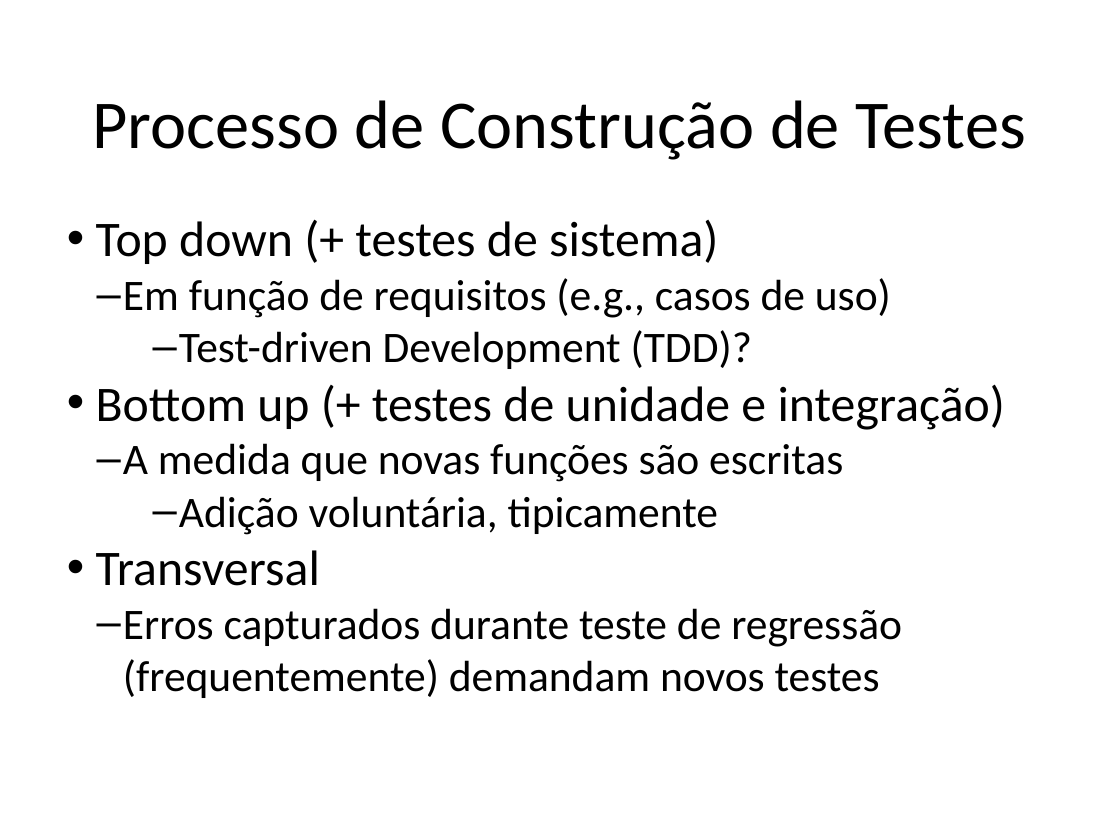
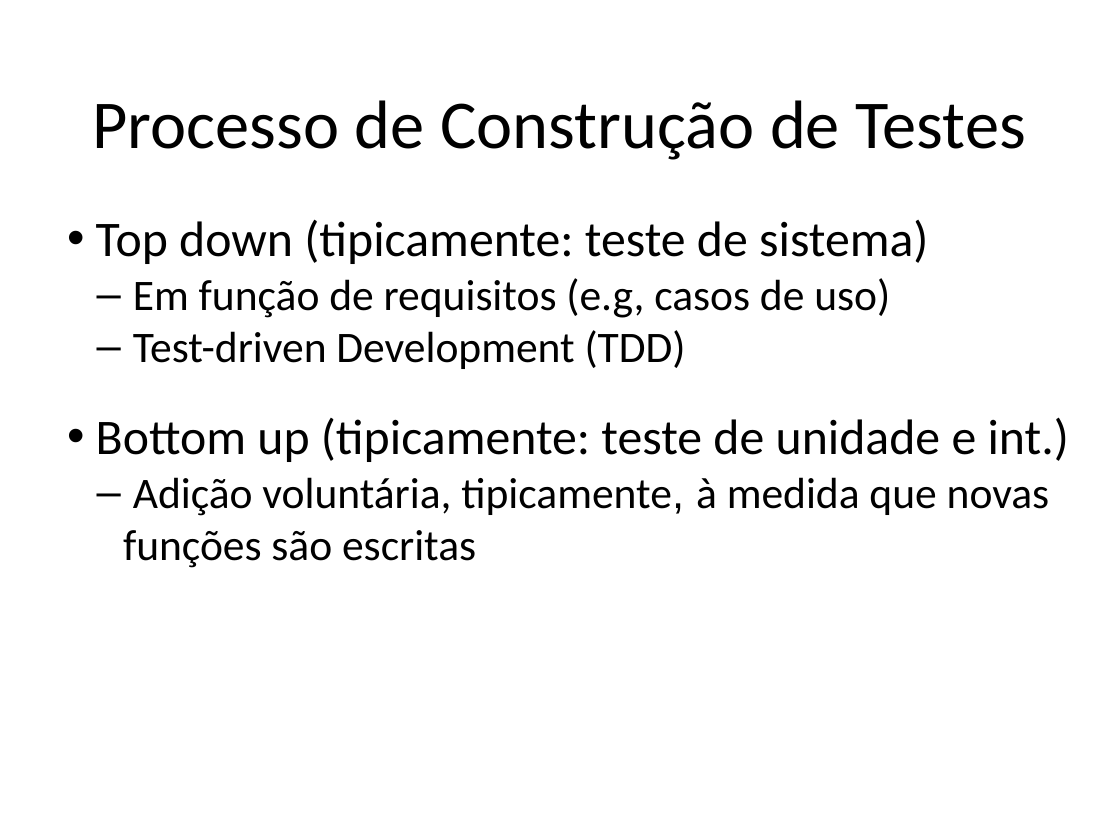
Before and after one commit to STAR-RG/testing-cin, a slide deck: slide 17 of slides.pptx (slide 18 before the commit). Drawn at 1120x840 pixels with LibreOffice and Linux fonts; fonts in the diff are those of the drawing. Boxes give left, top, right and bottom in pixels: in the first picture for what was removed or moved away, otherwise in the second. Text is boxed around its words. In the diff, an @@ line names an element or a change of style, - is before the commit and + after.

```diff
--- a/slides.pptx
+++ b/slides.pptx
@@ text at (96,219,1069,568): text changed @@
-• Top down (+ testes de sistema)
-  – Em função de requisitos (e.g., casos de uso)
-    – Test-driven Development (TDD)?
-• Bottom up (+ testes de unidade e integração)
-  – A medida que novas funções são escritas
-    – Adição voluntária, tipicamente
-• Transversal
-  – Erros capturados durante teste de regressão (frequentemente) demandam novos testes
+• Top down (tipicamente: teste de sistema)
+  – Em função de requisitos (e.g, casos de uso)
+  – Test-driven Development (TDD)
+• Bottom up (tipicamente: teste de unidade e int.)
+  – Adição voluntária, tipicamente, à medida que novas funções são escritas
```
Also in this commit, not shown: 8 other slides changed, 2 slides removed.
